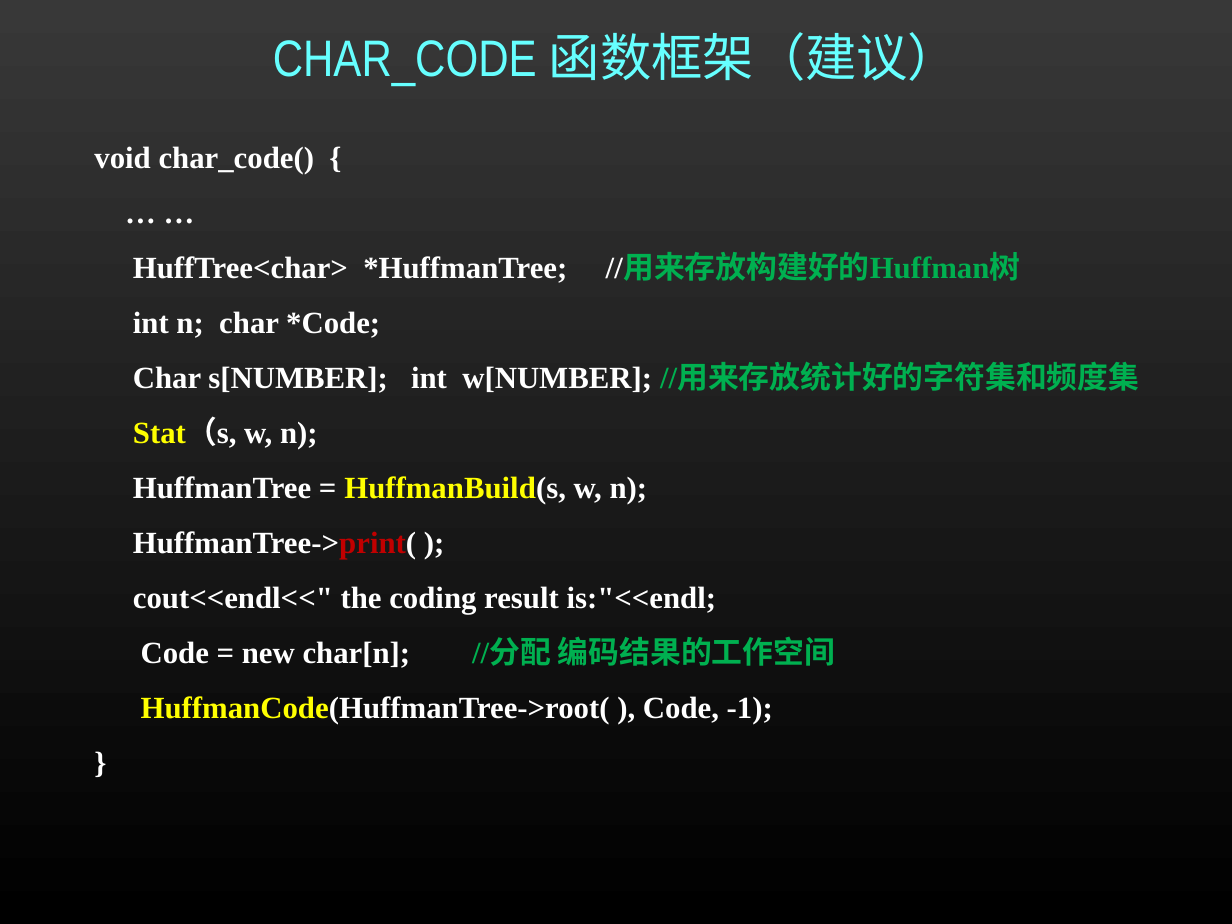
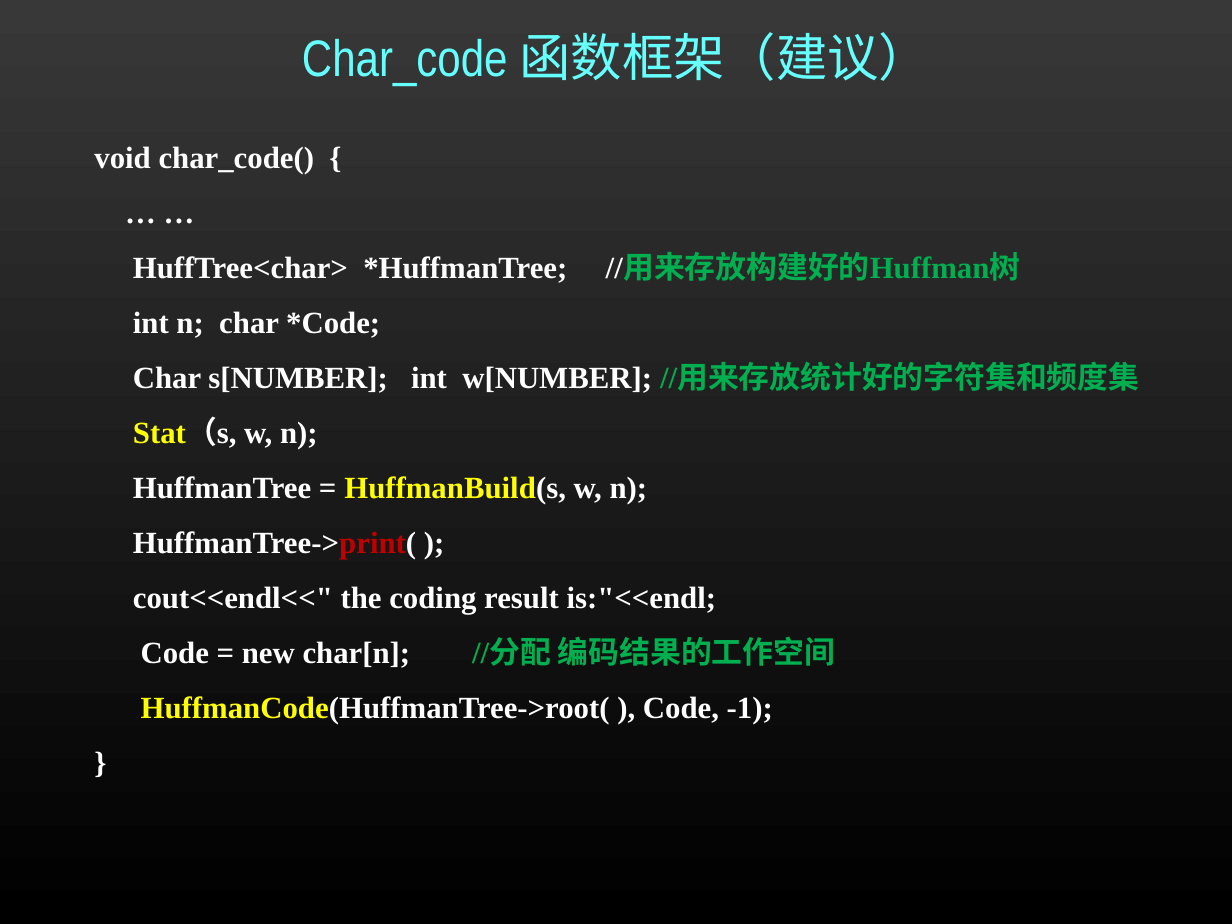
Before and after one commit to CC1AH/Huffman_coder-decoder_calculator, a slide deck: slide 8 of 来自课堂-项目和总结要求等/第二次试验/Project2内容及要求.ppt (slide 9 before the commit). Drawn at 1232x924 pixels with LibreOffice and Linux fonts; fonts in the diff are those of the drawing; background and template pictures are left out. Boxes give left, top, right and bottom in pixels: in the first picture for what was removed or moved away, otherwise in the second. Text is boxed around its words. In the diff, an @@ line names an element or a change of style, - is before the commit and + after.

```diff
--- a/来自课堂-项目和总结要求等/第二次试验/Project2内容及要求.ppt
+++ b/来自课堂-项目和总结要求等/第二次试验/Project2内容及要求.ppt
@@ title at [302,32,931,86]: text changed @@
-CHAR_CODE 函数框架（建议）
+Char_code 函数框架（建议）
```
Also in this commit, not shown: 6 other slides changed, 1 slide removed, 8 other files.
